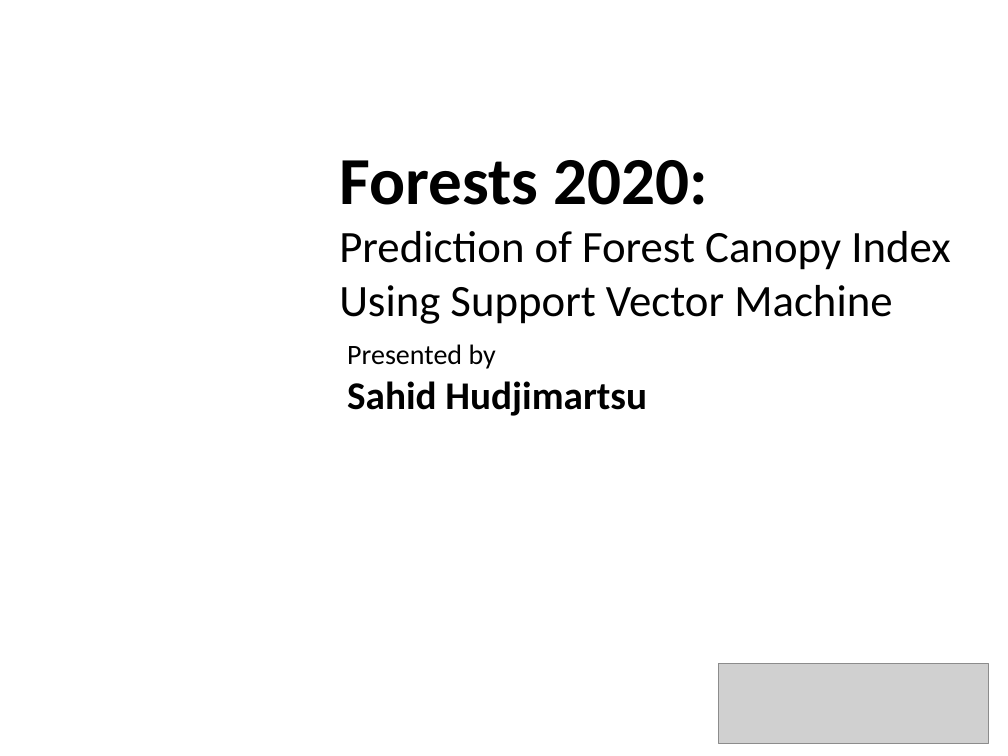
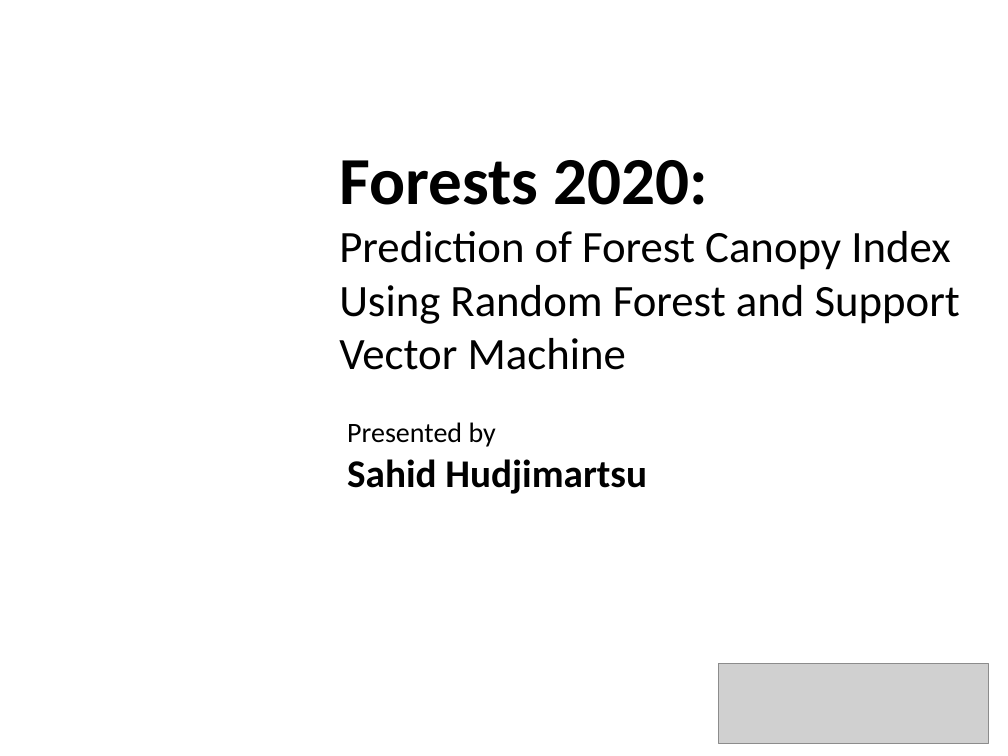
Before and after one commit to firstime09/GitTesis, a slide deck: slide 1 of SVR/Report/FRCI USING SVM_II.pptx. Drawn at 1008x756 pixels with LibreOffice and Linux fonts; fonts in the diff are those of the drawing; grey boxes stand for pictures; background and template pictures are left out. Boxes give left, top, right and bottom in pixels: in the first picture for what was removed or moved away, otherwise in the second. Text is boxed around its words. In the diff, an @@ line names an element or a change of style, - is before the commit and + after.

```diff
--- a/SVR/Report/FRCI USING SVM_II.pptx
+++ b/SVR/Report/FRCI USING SVM_II.pptx
@@ text at (339, 231, 960, 370): text changed @@
-Prediction of Forest Canopy Index Using Support Vector Machine
+Prediction of Forest Canopy Index Using Random Forest and Support Vector Machine
@@ text "Presented by": place and size @@
-text "Presented by" at (347, 344, 647, 416)
+text "Presented by" at (347, 422, 647, 494)
```
Also in this commit, not shown: 3 other slides changed, 1 slide added.
